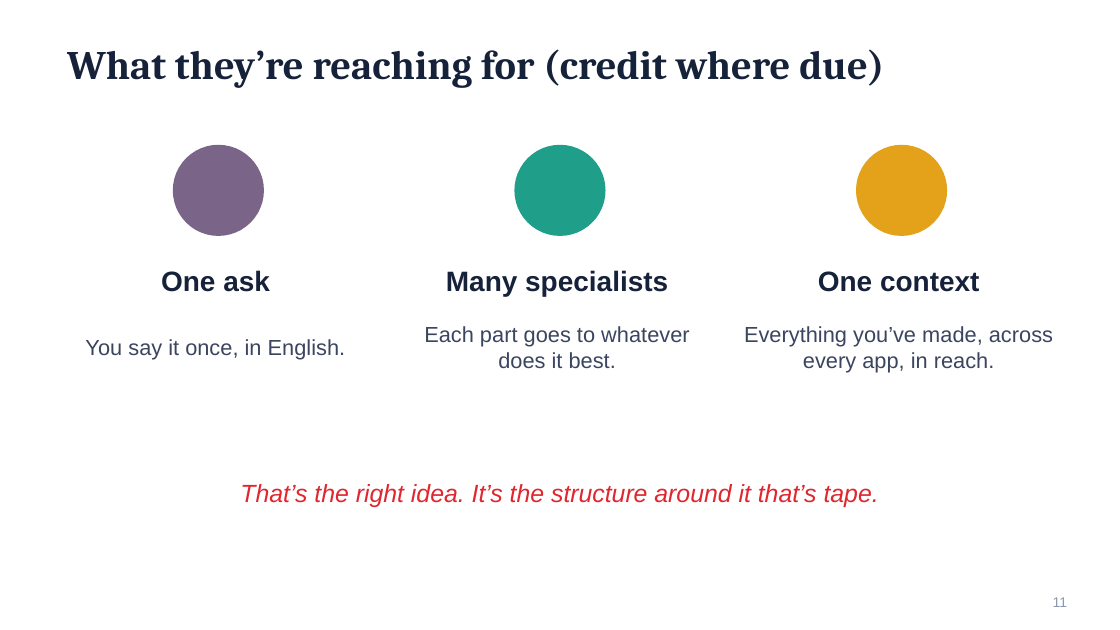
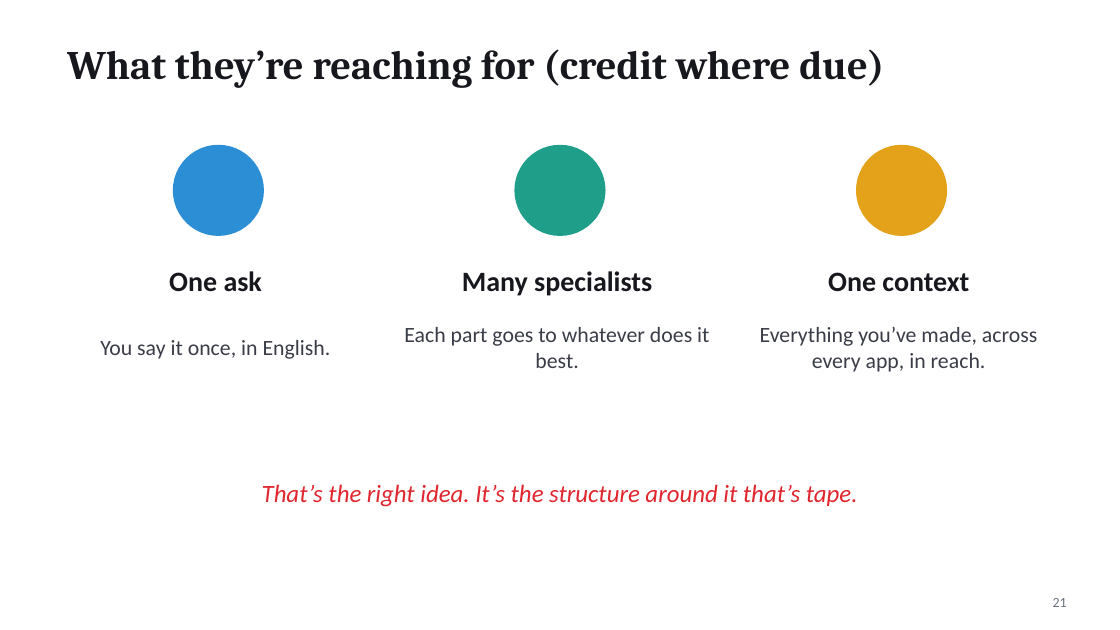
Before and after one commit to asaaab/asaaab.com, a slide deck: slide 21 of whimzmaxx/decks/The-Diary.pptx (slide 11 before the commit). Drawn at 1120x630 pixels with LibreOffice and Linux fonts; fonts in the diff are those of the drawing. Boxes give left, top, right and bottom in pixels: in the first picture for what was removed or moved away, otherwise in the second. Text is boxed around its words. In the diff, an @@ line names an element or a change of style, - is before the commit and + after.

```diff
--- a/whimzmaxx/decks/The-Diary.pptx
+++ b/whimzmaxx/decks/The-Diary.pptx
@@ title "What they’re reaching for (credit ..." at <box>67,49,884,88</box>: text colour #16213A to #17181D @@
@@ ellipse at <box>174,146,263,235</box>: fill #7A6488 to #2C8FD6; outline #7A6488 1 pt to #2C8FD6 1 pt @@
@@ font Arial to Calibri, text colour #16213A to #17181D in 3 elements at <box>169,271,262,292</box>, <box>462,271,652,296</box>, <box>828,272,969,292</box> @@
@@ font Arial to Calibri, text colour #3B4560 to #3A3D47 in 3 elements at <box>100,340,331,359</box>, <box>404,327,709,368</box>, <box>760,327,1037,372</box> @@
@@ text "That’s the right idea. It’s ..." at <box>262,484,858,507</box>: font Arial to Calibri @@
@@ page number at <box>1053,598,1067,607</box>: text changed; font Arial to Calibri; text colour #8C98AE to #6C7280 @@
-11
+21
```
Also in this commit, not shown: 34 other slides changed, 10 slides added, 2 other files.
